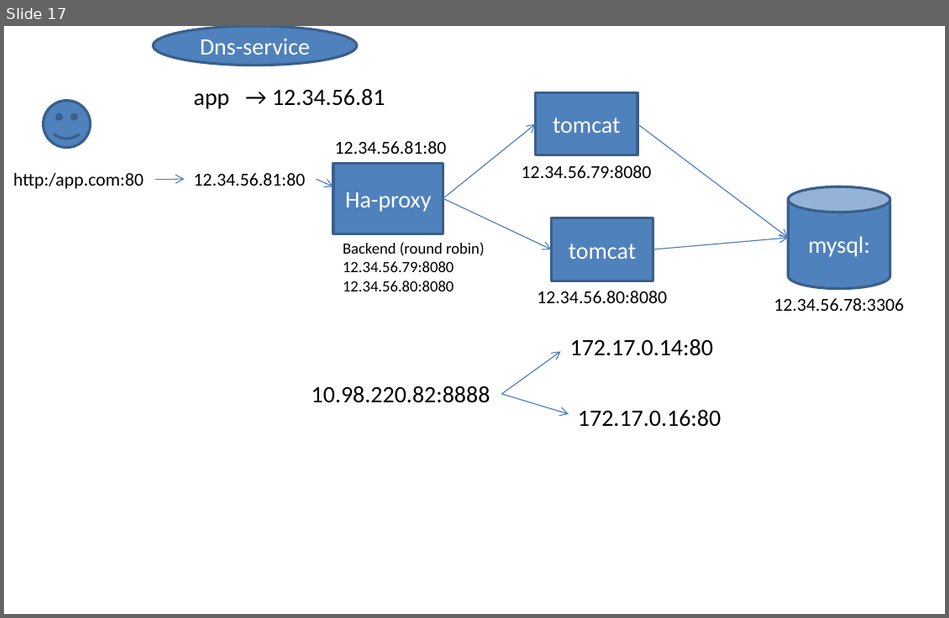
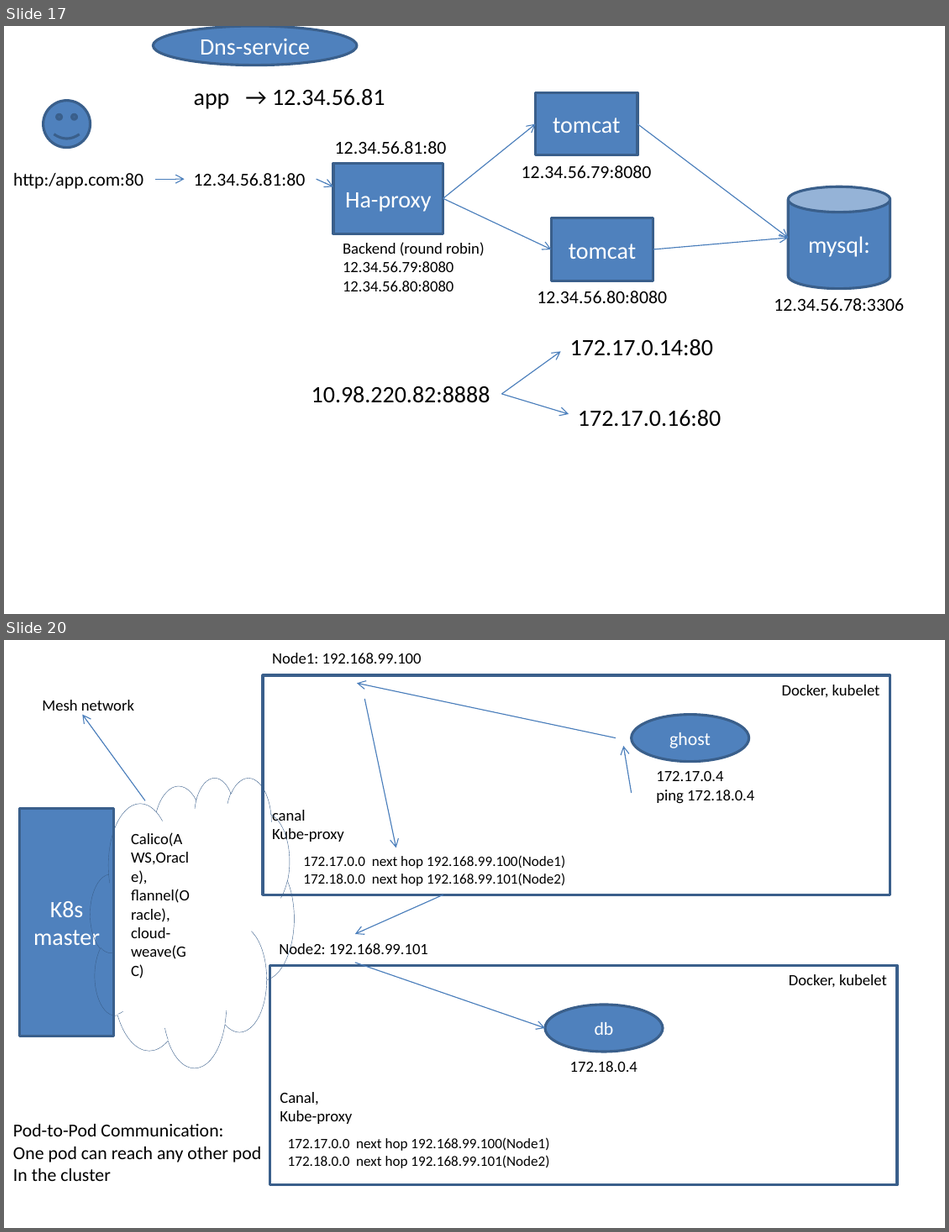
Before and after one commit to AdityaSP/ora-jun24-dock-kube, a slide deck: rough-diag.pptx. Shown one above the other, each under a label of ours: slide 17 before the commit, slides 17 and 20 after it; the slides between them are not shown. The pictures are 949x618 and 949x1232 pixels, drawn with LibreOffice and Linux fonts; fonts in the diff are those of the drawing. Boxes give left, top, right and bottom in pixels: in the first picture for what was removed or moved away, otherwise in the second. Text is boxed around its words. In the diff, an @@ line names an element or a change of style, - is before the commit and + after.

```diff
--- a/rough-diag.pptx
+++ b/rough-diag.pptx
@@ slide 20 added at box(4, 640, 945, 1228), background #FFFFFF @@
@@ text added at box(272, 653, 421, 664), 12 pt, text #000000 @@
+Node1: 192.168.99.100
@@ rectangle added at box(263, 676, 890, 895), outline #3A5F8C 2 pt @@
@@ arrow added from (616, 737) to (357, 684), #4B7EBC 0.75 pt @@
@@ text added at box(782, 685, 880, 697), 12 pt, text #000000 @@
+Docker, kubelet
@@ text added at box(42, 700, 134, 716), 12 pt, text #000000 @@
+Mesh network
@@ arrow added from (145, 801) to (82, 714), #4B7EBC 0.75 pt @@
@@ arrow added from (364, 698) to (396, 848), #4B7EBC 0.75 pt @@
@@ ellipse added at box(631, 714, 749, 761), fill #4F81BD, outline #3A5F8C 2 pt, 14 pt, text #FFFFFF @@
+ghost
@@ arrow added from (631, 792) to (623, 745), #4B7EBC 0.75 pt @@
@@ cloud added at box(91, 778, 295, 1067), outline #3A5F8C 0.25 pt @@
@@ text added at box(656, 771, 754, 804), 12 pt, text #000000 @@
+172.17.0.4
+ping 172.18.0.4
@@ rectangle added at box(20, 808, 114, 1036), fill #4F81BD, outline #3A5F8C 2 pt, 18 pt, text #FFFFFF @@
+K8s master
@@ text added at box(272, 810, 344, 844), 12 pt, text #000000 @@
+canal
+Kube-proxy
@@ text added at box(131, 832, 190, 959), 12 pt, text #000000 @@
+Calico(AWS,Oracle), flannel(Oracle), cloud-weave(GC)
@@ text added at box(303, 855, 565, 886), 11 pt, text #000000 @@
+172.17.0.0 next hop 192.168.99.100(Node1)
+172.18.0.0 next hop 192.168.99.101(Node2)
@@ arrow added from (443, 895) to (355, 933), #4B7EBC 0.75 pt @@
@@ text added at box(279, 941, 428, 958), 12 pt, text #000000 @@
+Node2: 192.168.99.101
@@ rectangle added at box(269, 966, 897, 1184), outline #3A5F8C 2 pt @@
@@ arrow added from (355, 963) to (545, 1027), #4B7EBC 0.75 pt @@
@@ text added at box(789, 974, 887, 987), 12 pt, text #000000 @@
+Docker, kubelet
@@ ellipse added at box(545, 1005, 663, 1052), fill #4F81BD, outline #3A5F8C 2 pt, 14 pt, text #FFFFFF @@
+db
@@ text added at box(570, 1061, 637, 1072), 12 pt, text #000000 @@
+172.18.0.4
@@ text added at box(280, 1092, 352, 1124), 12 pt, text #000000 @@
+Canal,
+Kube-proxy
@@ text added at box(13, 1124, 261, 1181), 14 pt, text #000000 @@
+Pod-to-Pod Communication:
+One pod can reach any other pod
+In the cluster
@@ text added at box(288, 1137, 549, 1168), 11 pt, text #000000 @@
+172.17.0.0 next hop 192.168.99.100(Node1)
+172.18.0.0 next hop 192.168.99.101(Node2)
```
Also in this commit, not shown: 2 slides changed, 3 other slides added.
